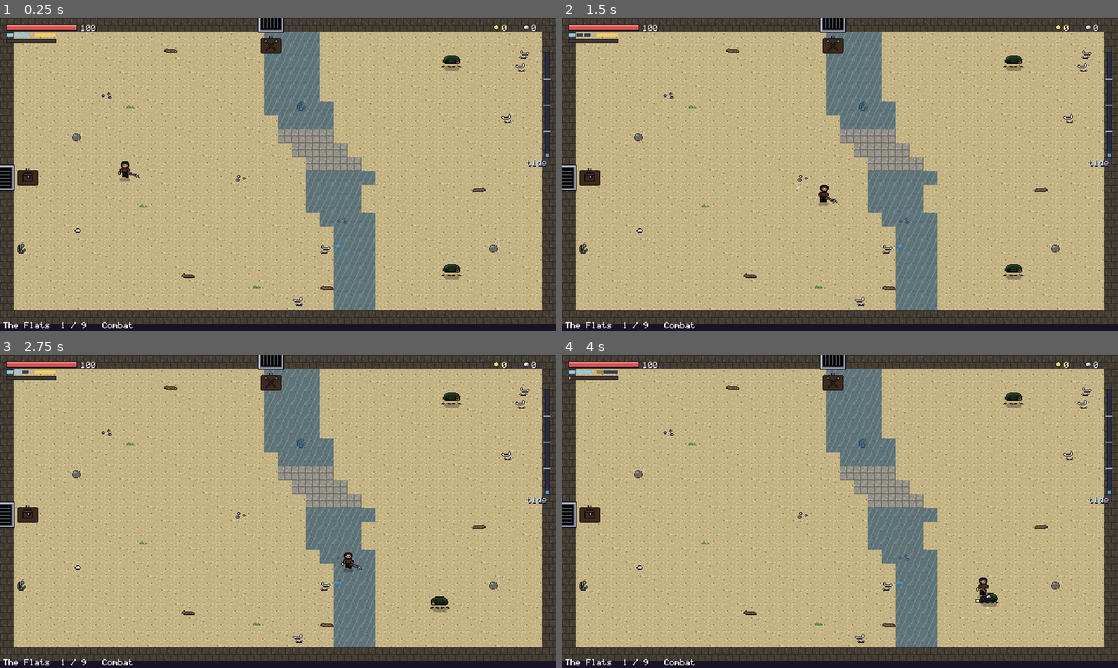
Above: before the commit, frames 1-4 (two rows, left to right).
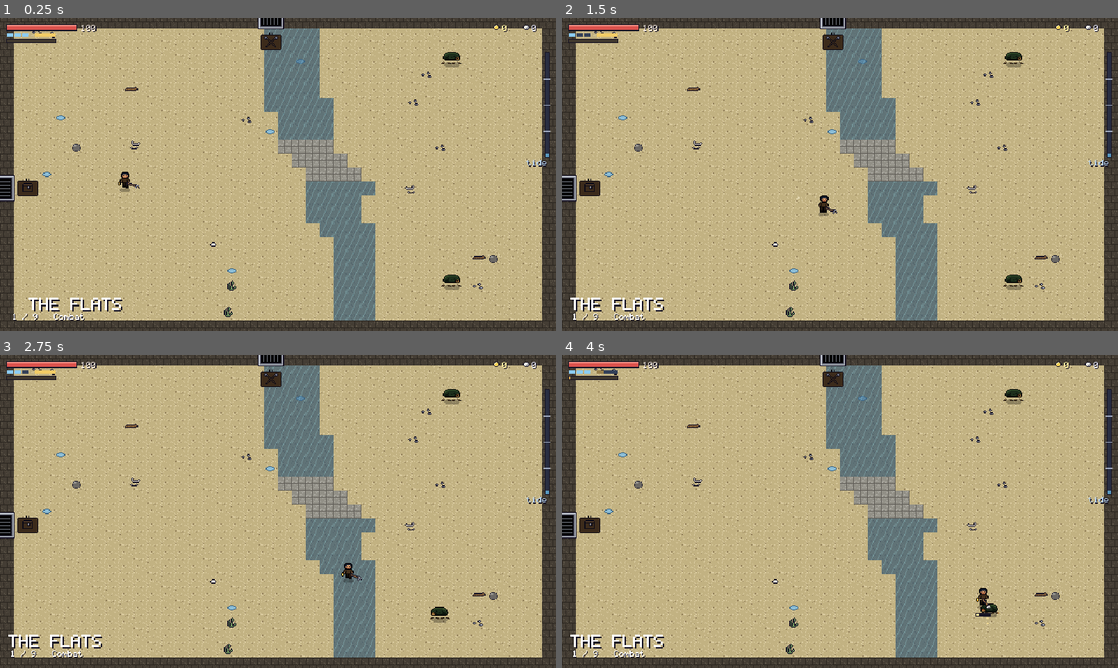
Above: after the commit, the same moments.

Repository: lakshgupta8/EBB
Game: Godot game, scene res://tests/sim_run.tscn
The game is run twice, just before and just after one commit, with the same random seed, the same clock (stepped at 60 frames per second) and the same inputs. This scene is started directly instead of the project's main scene.
Inputs (mouse positions are in pixels of both pictures, inside the frame that each line leads up to):
- Up to frame 1 (0.25 s): no input
- Up to frame 2 (1.5 s): tap Enter at 0.5 s; move the mouse to (962, 158) at 0.52 s; press the mouse at (962, 158) at 0.53 s; hold D (move_right) 0.53-1.28 s; tap Space (dash) at 0.8, 1.35 s; move the mouse to (728, 190) at 1.27 s; release the mouse at (728, 190) at 1.28 s; hold S (move_down) from 1.28 s (still down)
- Up to frame 3 (2.75 s): tap E (interact) at 1.55 s; move the mouse to (333, 442) at 2.02 s; release S (move_down) at 2.03 s; hold D (move_right) from 2.03 s (still down); hold E (interact) from 2.03 s (still down); tap 1 at 2.3 s
- Up to frame 4 (4 s): move the mouse to (812, 574) at 2.77 s; release D (move_right) at 2.78 s; release E (interact) at 2.78 s; hold W (move_up) 2.78-3.53 s; tap 1 at 2.85 s; tap 4 at 3.05, 3.6 s; move the mouse to (1006, 558) at 3.52 s; press the mouse at (1006, 558) at 3.53 s; hold A (move_left) from 3.53 s (still down)

The runs differ from the first frame. In frame 1, 34% of the frame differs, in the area x 0-100%, y 0-100%; in frame 2, 34%; in frame 3, 34%; in frame 4, 34%.

Commit message:
Playtest round 4: 16:9 rooms, area title entrance, merchant, riptide tells
- Rooms stretched to 40x23 so walls overhang the 16:9 viewport; no bottom gap
- Area title slides in bottom-left with a punch, holds 4 s, fades out
- Merchant room type + shop UI: salve, hardened shell, second wind, lamp oil;
  guaranteed offer at depth 4; salt drops and prices rebalanced
- Enemies flash white and ring 0.2 s before striking; dash i-frames get a short
  grace so riptide can be learned instead of lucked into
- Bot handles shops and reusable props

Co-Authored-By: Claude Fable 5.1 <noreply@anthropic.com>

Diff:
--- a/src/enemies/enemy_base.gd
+++ b/src/enemies/enemy_base.gd
@@ -55,7 +55,7 @@
 	scale = Vector2(1.25, 1.25)
 	call_deferred("_apply_stat_mult", 2.5, 1.15)
 	pearl_drop += 1
-	salt_drop += 3
+	salt_drop += 6
 	death_color = Color(0.95, 0.8, 0.4)
 
 
@@ -90,6 +90,7 @@
 	_exit_state(state)
 	state = new_state
 	state_t = 0.0
+	_cued = false
 	_enter_state(new_state)
 
 
@@ -112,6 +113,22 @@
 		sprite.flip_h = dir_x < 0.0
 		if hitbox:
 			hitbox.scale.x = -1.0 if dir_x < 0.0 else 1.0
+
+
+## The "dodge now" tell: a white flash and a ring right before an attack lands.
+## Subclasses call this once, ~0.2 s before the hit. Dash on the flash for a riptide.
+const STRIKE_CUE_LEAD := 0.2
+var _cued: bool = false
+
+
+func strike_cue() -> void:
+	if _cued:
+		return
+	_cued = true
+	sprite.material.set_shader_parameter("flash", 1.0)
+	var tw := create_tween()
+	tw.tween_property(sprite.material, "shader_parameter/flash", 0.0, 0.2)
+	FX.ring(global_position + Vector2(0, -6), Color(1.0, 0.9, 0.7), 0.7)
 
 
 func play(anim: StringName) -> void:
--- a/src/enemies/gull.gd
+++ b/src/enemies/gull.gd
@@ -73,6 +73,8 @@
 				face(d.x)
 			# Little hop up-back as the tell.
 			sprite.position.y = -8.0 - 3.0 * sin(state_t / WINDUP * PI)
+			if state_t >= WINDUP - STRIKE_CUE_LEAD:
+				strike_cue()
 			if state_t >= WINDUP:
 				sprite.position.y = -8.0
 				change_state(&"dive")
--- a/src/enemies/gull.tscn
+++ b/src/enemies/gull.tscn
@@ -23,7 +23,7 @@
 display_name = "Gull"
 speed = 70.0
 flying = true
-salt_drop = 1
+salt_drop = 2
 death_color = Color(0.92, 0.92, 0.88, 1)
 
 [node name="Shadow" type="Sprite2D" parent="."]
--- a/src/enemies/shellback.gd
+++ b/src/enemies/shellback.gd
@@ -58,6 +58,8 @@
 			velocity = Vector2.ZERO
 			if d != Vector2.ZERO:
 				face(d.x)
+			if state_t >= WINDUP - STRIKE_CUE_LEAD:
+				strike_cue()
 			if state_t >= WINDUP:
 				change_state(&"slam")
 		&"slam":
--- a/src/enemies/shellback.tscn
+++ b/src/enemies/shellback.tscn
@@ -25,6 +25,7 @@
 speed = 34.0
 knockback_resist = 0.5
 death_color = Color(0.48, 0.59, 0.43, 1)
+salt_drop = 3
 
 [node name="Shadow" type="Sprite2D" parent="."]
 position = Vector2(0, 2)
--- a/src/enemies/wrack_crab.gd
+++ b/src/enemies/wrack_crab.gd
@@ -85,6 +85,8 @@
 			velocity = Vector2.ZERO
 			if d != Vector2.ZERO:
 				face(d.x)
+			if state_t >= WINDUP - STRIKE_CUE_LEAD:
+				strike_cue()
 			if state_t >= WINDUP:
 				change_state(&"charge")
 		&"charge":
--- a/src/enemies/wrack_crab.tscn
+++ b/src/enemies/wrack_crab.tscn
@@ -24,7 +24,7 @@
 speed = 78.0
 knockback_resist = 0.2
 death_color = Color(0.77, 0.3, 0.24, 1)
-salt_drop = 2
+salt_drop = 3
 
 [node name="Shadow" type="Sprite2D" parent="."]
 position = Vector2(0, 2)
--- a/src/enemies/wreck.gd
+++ b/src/enemies/wreck.gd
@@ -111,6 +111,8 @@
 			velocity = Vector2.ZERO
 			if d != Vector2.ZERO:
 				face(d.x)
+			if state_t >= SLAM_WINDUP[p] - STRIKE_CUE_LEAD:
+				strike_cue()
 			if state_t >= SLAM_WINDUP[p]:
 				change_state(&"slam")
 		&"slam":
@@ -127,6 +129,8 @@
 				face(d.x)
 			# Telegraph: rear back slightly.
 			sprite.position.x = -3.0 * sin(state_t / CHARGE_WINDUP[p] * PI) * signf(_charge_dir.x if d == Vector2.ZERO else d.x)
+			if state_t >= CHARGE_WINDUP[p] - STRIKE_CUE_LEAD:
+				strike_cue()
 			if state_t >= CHARGE_WINDUP[p]:
 				sprite.position.x = 0.0
 				change_state(&"charge")
--- a/src/hub/hub.tscn
+++ b/src/hub/hub.tscn
@@ -15,7 +15,7 @@
 z_index = 2
 
 [node name="Camera" type="Camera2D" parent="."]
-position = Vector2(320, 180)
+position = Vector2(320, 184)
 script = ExtResource("3_camera")
 
 [node name="HUD" type="CanvasLayer" parent="."]
--- a/src/player/player.gd
+++ b/src/player/player.gd
@@ -15,6 +15,7 @@
 const WATER_SPEED_MULT := 0.7
 const HURT_KNOCKBACK_DECAY := 10.0
 const LUNGE_WINDOW := 0.12         # seconds after a dash ends where attack = lunge
+const DASH_GRACE := 0.06           # i-frames linger this long after the dash
 
 const GLOW_MAX := 100.0
 const GLOW_PER_HIT := 9.0
@@ -27,6 +28,7 @@
 const MASK_WORLD := 1
 const MASK_WORLD_AND_ENEMIES := 1 | 4
 
+var max_dash: int = DASH_CHARGES
 var dash_charges: int = DASH_CHARGES
 var facing: Vector2 = Vector2.RIGHT
 var aim: Vector2 = Vector2.RIGHT
@@ -148,7 +150,8 @@
 	_hurt_timer = maxf(0.0, _hurt_timer - delta)
 	_dodge_cd = maxf(0.0, _dodge_cd - delta)
 	riptide_t = maxf(0.0, riptide_t - delta)
-	var ghosting := is_dashing() or is_yanked()
+	# A short grace after the dash keeps late dodges honest.
+	var ghosting := is_dashing() or is_yanked() or _since_dash < DASH_GRACE
 	health.invulnerable = ghosting
 	collision_mask = MASK_WORLD if ghosting else MASK_WORLD_AND_ENEMIES
 	_recharge(delta)
@@ -165,7 +168,7 @@
 
 
 func _recharge(delta: float) -> void:
-	if dash_charges >= DASH_CHARGES:
+	if dash_charges >= max_dash:
 		_recharge_timer = 0.0
 		return
 	_recharge_timer += delta
@@ -201,11 +204,11 @@
 # --- riptide -------------------------------------------------------------------------
 ## An enemy attack passed through us mid-dash: perfect dodge.
 func _on_dodged(_info: DamageInfo) -> void:
-	if _dodge_cd > 0.0 or not is_dashing():
+	if _dodge_cd > 0.0 or not (is_dashing() or _since_dash < DASH_GRACE):
 		return
 	_dodge_cd = 0.6
 	riptide_t = RIPTIDE_WINDOW
-	dash_charges = mini(DASH_CHARGES, dash_charges + 1)
+	dash_charges = mini(max_dash, dash_charges + 1)
 	Juice.slowmo(0.25, 0.28)
 	FX.ring(global_position, Color(0.6, 0.9, 1.0), 1.2)
 	FX.text(global_position, "RIPTIDE", Color(0.7, 0.95, 1.0))
--- a/src/run/room_graph.gd
+++ b/src/run/room_graph.gd
@@ -3,9 +3,9 @@
 ## Decides which room types are offered at each depth. Deterministic per seed.
 ## Depth 0 is the first room; depth == biome_length is the boss.
 
-enum { COMBAT, ELITE, FOUNTAIN, TREASURE, BOSS }
-const NAMES := {COMBAT: "Combat", ELITE: "Elite", FOUNTAIN: "Fountain", TREASURE: "Treasure", BOSS: "Boss"}
-const ICON := {COMBAT: 0, ELITE: 1, FOUNTAIN: 2, TREASURE: 3, BOSS: 4}
+enum { COMBAT, ELITE, FOUNTAIN, TREASURE, BOSS, SHOP }
+const NAMES := {COMBAT: "Combat", ELITE: "Elite", FOUNTAIN: "Fountain", TREASURE: "Treasure", BOSS: "Boss", SHOP: "Merchant"}
+const ICON := {COMBAT: 0, ELITE: 1, FOUNTAIN: 2, TREASURE: 3, BOSS: 4, SHOP: 5}
 
 var biome_length: int = 8
 var _rng := RandomNumberGenerator.new()
@@ -40,15 +40,22 @@
 	var picked: Array = []
 	for i in count:
 		picked.append(_weighted(depth, picked))
+	# Guarantee one merchant visit is offered mid-run.
+	if depth == 4 and not SHOP in picked:
+		picked[0] = SHOP
 	return picked
 
 
 func _weighted(depth: int, exclude: Array) -> int:
-	var weights := {COMBAT: 5.0, ELITE: 0.0, FOUNTAIN: 0.0, TREASURE: 1.5}
+	var weights := {COMBAT: 5.0, ELITE: 0.0, FOUNTAIN: 0.0, TREASURE: 1.5, SHOP: 0.0}
 	if depth >= 3:
 		weights[ELITE] = 2.0
 	if depth >= 2:
 		weights[FOUNTAIN] = 1.5
+		weights[SHOP] = 1.5
+	var prev: Array = _cache.get(depth - 1, [])
+	if SHOP in prev:
+		weights[SHOP] = 0.0
 	for e in exclude:
 		weights[e] = 0.0
 	var total := 0.0
--- a/src/run/run.gd
+++ b/src/run/run.gd
@@ -29,7 +29,9 @@
 @onready var fade: ColorRect = $HUD/Fade
 @onready var results: CanvasLayer = $Results
 @onready var room_label: Label = $HUD/RoomLabel
+@onready var room_sub: Label = $HUD/RoomSub
 @onready var banner: Label = $HUD/Banner
+@onready var shop: Shop = $Shop
 
 
 func _ready() -> void:
@@ -38,6 +40,7 @@
 	graph = RoomGraph.new(state.seed, BIOME_LENGTH)
 	_load_templates()
 	hud.bind(self)
+	shop.setup(self)
 	EventBus.enemy_died.connect(_on_enemy_died)
 	EventBus.player_died.connect(_on_player_died)
 	EventBus.pickup_collected.connect(_on_pickup)
@@ -77,13 +80,15 @@
 # --- rooms -----------------------------------------------------------------------
 func _load_templates() -> void:
 	_templates = {RoomGraph.COMBAT: [], RoomGraph.ELITE: [], RoomGraph.FOUNTAIN: [],
-		RoomGraph.TREASURE: [], RoomGraph.BOSS: []}
+		RoomGraph.TREASURE: [], RoomGraph.BOSS: [], RoomGraph.SHOP: []}
 	for f in DirAccess.get_files_at(ROOM_DIR):
 		if not f.ends_with(".txt"):
 			continue
 		var t := RoomTemplate.load_file(ROOM_DIR + f)
 		if f.begins_with("fountain"):
 			_templates[RoomGraph.FOUNTAIN].append(t)
+		elif f.begins_with("shop"):
+			_templates[RoomGraph.SHOP].append(t)
 		elif f.begins_with("treasure"):
 			_templates[RoomGraph.TREASURE].append(t)
 		elif f.begins_with("boss"):
@@ -139,16 +144,39 @@
 			for cell in room.template.marker_cells("T"):
 				room.add_prop(Prop.Kind.CHEST, cell).used.connect(_on_chest)
 			_set_cleared()
+		RoomGraph.SHOP:
+			shop.restock()
+			for cell in room.template.marker_cells("M"):
+				room.add_prop(Prop.Kind.MERCHANT, cell).used.connect(func(_p): shop.open())
+			_set_cleared()
 		RoomGraph.BOSS:
 			_spawn_boss()
 			_show_banner("THE WRECK", 2.2, Color(0.95, 0.75, 0.6), 20)
 			EventBus.request_shake.emit(0.6)
 
-	room_label.text = "The Flats  %d / %d   %s" % [state.depth + 1, BIOME_LENGTH + 1, RoomGraph.NAMES[type]]
+	_show_room_label("THE FLATS", "%d / %d   %s" % [state.depth + 1, BIOME_LENGTH + 1, RoomGraph.NAMES[type]])
 	EventBus.room_entered.emit(room)
-	var tw := create_tween()
-	tw.tween_property(fade, "color:a", 0.0, 0.25)
-	tw.tween_callback(func(): _transitioning = false)
+	var fade_tw := create_tween()
+	fade_tw.tween_property(fade, "color:a", 0.0, 0.25)
+	fade_tw.tween_callback(func(): _transitioning = false)
+
+
+## Area name slides in from the left with a punch, holds 4 s, fades.
+func _show_room_label(title: String, sub: String) -> void:
+	room_label.text = title
+	room_sub.text = sub
+	for l in [room_label, room_sub]:
+		l.visible = true
+		l.modulate = Color(1, 1, 1, 1)
+	var x0 := 10.0
+	room_label.position.x = -220.0
+	room_sub.position.x = -220.0
+	var tw := create_tween().set_parallel(true)
+	tw.tween_property(room_label, "position:x", x0, 0.45).set_trans(Tween.TRANS_BACK).set_ease(Tween.EASE_OUT)
+	tw.tween_property(room_sub, "position:x", x0 + 2.0, 0.45).set_trans(Tween.TRANS_BACK).set_ease(Tween.EASE_OUT).set_delay(0.08)
+	tw.chain().tween_interval(4.0)
+	tw.chain().tween_property(room_label, "modulate:a", 0.0, 0.6)
+	tw.parallel().tween_property(room_sub, "modulate:a", 0.0, 0.6)
 
 
 func _spawn_enemies(count: int, with_elite: bool) -> void:
@@ -243,7 +271,7 @@
 func _on_chest(p: Prop) -> void:
 	for i in 3:
 		Pickup.spawn(content, p.global_position + Vector2(0, 8), Pickup.Kind.PEARL)
-	for i in 6:
+	for i in 10:
 		Pickup.spawn(content, p.global_position + Vector2(0, 8), Pickup.Kind.SALT)
 
 
--- a/src/run/run.tscn
+++ b/src/run/run.tscn
@@ -6,6 +6,7 @@
 [ext_resource type="Script" path="res://src/ui/hud.gd" id="4_hud"]
 [ext_resource type="Script" path="res://src/ui/results.gd" id="5_results"]
 [ext_resource type="PackedScene" path="res://src/ui/pause_menu.tscn" id="6_pause"]
+[ext_resource type="PackedScene" path="res://src/ui/shop.tscn" id="8_shop"]
 [ext_resource type="FontFile" path="res://assets/fonts/ebb.fnt" id="7_font"]
 
 [node name="Run" type="Node2D"]
@@ -22,7 +23,7 @@
 z_index = 2
 
 [node name="Camera" type="Camera2D" parent="."]
-position = Vector2(320, 180)
+position = Vector2(320, 184)
 script = ExtResource("3_camera")
 
 [node name="HUD" type="CanvasLayer" parent="."]
@@ -35,16 +36,28 @@
 script = ExtResource("4_hud")
 
 [node name="RoomLabel" type="Label" parent="HUD"]
-offset_left = 4.0
-offset_top = 350.0
+offset_left = 10.0
+offset_top = 322.0
 offset_right = 400.0
-offset_bottom = 360.0
+offset_bottom = 342.0
+theme_override_colors/font_shadow_color = Color(0.09, 0.08, 0.14, 1)
+theme_override_constants/shadow_offset_x = 2
+theme_override_constants/shadow_offset_y = 2
+theme_override_fonts/font = ExtResource("7_font")
+theme_override_font_sizes/font_size = 16
+text = "The Flats"
+
+[node name="RoomSub" type="Label" parent="HUD"]
+offset_left = 12.0
+offset_top = 340.0
+offset_right = 400.0
+offset_bottom = 350.0
 theme_override_colors/font_shadow_color = Color(0.09, 0.08, 0.14, 1)
 theme_override_constants/shadow_offset_x = 1
 theme_override_constants/shadow_offset_y = 1
 theme_override_fonts/font = ExtResource("7_font")
 theme_override_font_sizes/font_size = 8
-text = "The Flats"
+text = "1 / 9   Combat"
 
 [node name="Banner" type="Label" parent="HUD"]
 visible = false
@@ -66,6 +79,8 @@
 
 [node name="Pause" parent="." instance=ExtResource("6_pause")]
 
+[node name="Shop" parent="." instance=ExtResource("8_shop")]
+
 [node name="Fade" type="ColorRect" parent="HUD"]
 anchors_preset = 15
 anchor_right = 1.0
--- a/src/ui/hud.gd
+++ b/src/ui/hud.gd
@@ -55,7 +55,7 @@
 	if _player and is_instance_valid(_player):
 		# Dash pips
 		var py := y + BAR_H + 4
-		for i in Player.DASH_CHARGES:
+		for i in _player.max_dash:
 			var col := Color(0.55, 0.8, 0.95) if i < _player.dash_charges else Color(0.2, 0.25, 0.35)
 			draw_rect(Rect2(x + i * 9, py, 7, 4), col)
 		# Hook cooldown
--- /dev/null
+++ b/src/ui/shop.gd
@@ -0,0 +1,156 @@
+class_name Shop
+extends CanvasLayer
+## The Drowned Merchant. Opens over the run (paused), keys 1-4 buy, E or Esc closes.
+
+signal closed
+
+const ITEMS := [
+	{"key": "salve", "name": "Salve", "desc": "heal 40", "price": 12, "stock": 2},
+	{"key": "shell", "name": "Hardened shell", "desc": "+15 max health", "price": 20, "stock": 1},
+	{"key": "wind", "name": "Second wind", "desc": "+1 dash charge this run", "price": 26, "stock": 1},
+	{"key": "oil", "name": "Lamp oil", "desc": "lantern glow +60", "price": 8, "stock": 2},
+]
+
+var is_open: bool = false
+var _run: Node
+var _stock: Array = []
+var _rows: Array = []
+var _root: Control
+var _salt_label: Label
+var _hint: Label
+
+
+func _ready() -> void:
+	process_mode = Node.PROCESS_MODE_ALWAYS
+	layer = 3
+	visible = false
+
+
+func setup(run: Node) -> void:
+	_run = run
+
+
+## Fresh stock each time a merchant room is entered.
+func restock() -> void:
+	_stock = []
+	for it in ITEMS:
+		_stock.append(it.stock)
+
+
+func open() -> void:
+	if is_open:
+		return
+	is_open = true
+	get_tree().paused = true
+	visible = true
+	if _root:
+		_root.queue_free()
+	_build()
+
+
+func close() -> void:
+	if not is_open:
+		return
+	is_open = false
+	get_tree().paused = false
+	visible = false
+	closed.emit()
+
+
+func _unhandled_input(event: InputEvent) -> void:
+	if not is_open:
+		return
+	if event.is_action_pressed("interact") or event.is_action_pressed("pause"):
+		close()
+		get_viewport().set_input_as_handled()
+	elif event is InputEventKey and event.pressed and not event.echo:
+		var k: int = event.keycode
+		if k >= KEY_1 and k <= KEY_4:
+			buy(k - KEY_1)
+			get_viewport().set_input_as_handled()
+
+
+func can_buy(i: int) -> bool:
+	return _stock[i] > 0 and _run.state.salt >= ITEMS[i].price
+
+
+func buy(i: int) -> bool:
+	if not can_buy(i):
+		if _hint:
+			_hint.text = "not enough salt" if _stock[i] > 0 else "sold out"
+			_hint.modulate = Color(1.0, 0.6, 0.55)
+		return false
+	var it: Dictionary = ITEMS[i]
+	_run.state.salt -= it.price
+	_stock[i] -= 1
+	EventBus.salt_changed.emit(_run.state.salt)
+	var p: Player = _run.player
+	match it.key:
+		"salve": p.health.heal(40)
+		"shell":
+			p.health.max_hp += 15
+			p.health.heal(15)
+		"wind":
+			p.max_dash += 1
+			p.dash_charges = p.max_dash
+		"oil": p.add_glow(60.0)
+	FX.burst(p.global_position, Color(0.98, 0.85, 0.45), 8, 40.0)
+	_refresh()
+	if _hint:
+		_hint.text = "bought %s" % it.name.to_lower()
+		_hint.modulate = Color(0.75, 0.95, 0.8)
+	return true
+
+
+func _build() -> void:
+	var dim := ColorRect.new()
+	dim.color = Color(0.04, 0.03, 0.08, 0.6)
+	dim.set_anchors_and_offsets_preset(Control.PRESET_FULL_RECT)
+	add_child(dim)
+	var center := CenterContainer.new()
+	center.set_anchors_and_offsets_preset(Control.PRESET_FULL_RECT)
+	add_child(center)
+	var panel := PanelContainer.new()
+	panel.add_theme_stylebox_override("panel", UI.panel_style())
+	center.add_child(panel)
+	var box := VBoxContainer.new()
+	box.add_theme_constant_override("separation", 3)
+	box.custom_minimum_size = Vector2(250, 0)
+	panel.add_child(box)
+	box.add_child(UI.label("THE DROWNED MERCHANT", 16, Color(0.7, 0.85, 0.95), HORIZONTAL_ALIGNMENT_CENTER))
+	box.add_child(UI.label("\"Salt for salt. That is the bargain.\"", 8, Color(0.6, 0.65, 0.75), HORIZONTAL_ALIGNMENT_CENTER))
+	box.add_child(UI.spacer(4))
+	_rows = []
+	var grid := GridContainer.new()
+	grid.columns = 3
+	grid.add_theme_constant_override("h_separation", 12)
+	grid.add_theme_constant_override("v_separation", 3)
+	for i in ITEMS.size():
+		var it: Dictionary = ITEMS[i]
+		var a := UI.label("[%d] %s" % [i + 1, it.name], 8)
+		var b := UI.label(it.desc, 8, Color(0.7, 0.75, 0.8))
+		var c := UI.label("%d salt" % it.price, 8, Color(0.98, 0.9, 0.6), HORIZONTAL_ALIGNMENT_RIGHT)
+		grid.add_child(a)
+		grid.add_child(b)
+		grid.add_child(c)
+		_rows.append([a, b, c])
+	box.add_child(grid)
+	box.add_child(UI.spacer(4))
+	_salt_label = UI.label("", 8, Color(0.98, 0.9, 0.6), HORIZONTAL_ALIGNMENT_CENTER)
+	box.add_child(_salt_label)
+	_hint = UI.label(" ", 8, Color(0.75, 0.95, 0.8), HORIZONTAL_ALIGNMENT_CENTER)
+	box.add_child(_hint)
+	box.add_child(UI.label("[E]  leave", 8, Color(0.7, 0.85, 1.0), HORIZONTAL_ALIGNMENT_CENTER))
+	_root = center
+	_refresh()
+
+
+func _refresh() -> void:
+	_salt_label.text = "you carry %d salt" % _run.state.salt
+	for i in _rows.size():
+		var dimmed := not can_buy(i)
+		var col := Color(0.5, 0.5, 0.55) if dimmed else Color(0.95, 0.93, 0.9)
+		_rows[i][0].add_theme_color_override("font_color", col)
+		if _stock[i] <= 0:
+			_rows[i][2].text = "sold"
+			_rows[i][2].add_theme_color_override("font_color", Color(0.5, 0.5, 0.55))
--- /dev/null
+++ b/src/ui/shop.tscn
@@ -0,0 +1,6 @@
+[gd_scene load_steps=2 format=3]
+
+[ext_resource type="Script" path="res://src/ui/shop.gd" id="1_shop"]
+
+[node name="Shop" type="CanvasLayer"]
+script = ExtResource("1_shop")
--- a/src/world/prop.gd
+++ b/src/world/prop.gd
@@ -5,7 +5,9 @@
 signal used(prop: Prop)
 
 const PROPS := preload("res://assets/sprites/props.png")
-enum Kind { FOUNTAIN, CHEST, LIGHTHOUSE }
+enum Kind { FOUNTAIN, CHEST, LIGHTHOUSE, MERCHANT }
+const FRAMES := {Kind.FOUNTAIN: 0, Kind.CHEST: 1, Kind.LIGHTHOUSE: 3, Kind.MERCHANT: 4}
+const REUSABLE := [Kind.LIGHTHOUSE, Kind.MERCHANT]
 
 var kind: Kind
 var used_up: bool = false
@@ -25,8 +27,13 @@
 	shape.shape = circle
 	add_child(shape)
 	_sprite = Sprite2D.new()
-	_sprite.texture = _frame({Kind.FOUNTAIN: 0, Kind.CHEST: 1, Kind.LIGHTHOUSE: 3}[kind])
+	_sprite.texture = _frame(FRAMES[kind])
 	_sprite.position = Vector2(0, -4)
+	if kind == Kind.MERCHANT:
+		_sprite.modulate = Color(1, 1, 1, 0.85)
+		var bob := create_tween().set_loops()
+		bob.tween_property(_sprite, "position:y", -6.0, 1.2).set_trans(Tween.TRANS_SINE)
+		bob.tween_property(_sprite, "position:y", -4.0, 1.2).set_trans(Tween.TRANS_SINE)
 	add_child(_sprite)
 	_prompt = UI.label("[E]", 8, Color(0.95, 0.95, 1.0), HORIZONTAL_ALIGNMENT_CENTER)
 	_prompt.size = Vector2(24, 10)
@@ -46,7 +53,7 @@
 
 func _process(_delta: float) -> void:
 	if _player_inside and not used_up and Input.is_action_just_pressed("interact"):
-		used_up = kind != Kind.LIGHTHOUSE
+		used_up = not (kind in REUSABLE)
 		_prompt.visible = false
 		if kind == Kind.CHEST:
 			_sprite.texture = _frame(2)
--- a/src/world/room_template.gd
+++ b/src/world/room_template.gd
@@ -31,7 +31,7 @@
 				"P": t.player_spawn = cell
 				"e": t.enemy_spawns.append(cell)
 				"D": t.doors.append(cell)
-				"F", "T", "X", "h":
+				"F", "T", "X", "h", "M":
 					if not t.markers.has(ch):
 						t.markers[ch] = []
 					t.markers[ch].append(cell)
--- a/tests/sim_run.gd
+++ b/tests/sim_run.gd
@@ -15,6 +15,8 @@
 var _shot_tick: int = -1  # when running with a window: save .shots/sim_run.png at this tick
 var _shot_end: bool = false  # also screenshot the results card
 var _finishing: bool = false
+var _shop_shot: bool = false
+var _props_done: Array = []
 var _pause_shot_tick: int = -1  # open the pause menu at this tick and screenshot it
 var _rooms_seen: Array = []
 var _stuck_t: int = 0
@@ -28,8 +30,10 @@
 		elif a.begins_with("--shot="): _shot_tick = int(a.trim_prefix("--shot="))
 		elif a.begins_with("--seed="): seed_val = int(a.trim_prefix("--seed="))
 		elif a == "--shot-end": _shot_end = true
+		elif a == "--shop-shot": _shop_shot = true
 		elif a.begins_with("--pause-shot="): _pause_shot_tick = int(a.trim_prefix("--pause-shot="))
 	Engine.max_fps = 0
+	process_mode = Node.PROCESS_MODE_ALWAYS  # keep driving while the shop pauses the tree
 	seed(seed_val)  # enemies use the global RNG; seeding it makes a bot run reproducible
 	SaveManager.use_path("user://sim_save.json")
 	Game.run_seed = seed_val
@@ -81,18 +85,31 @@
 func _drive() -> void:
 	_release_all()
 	_stall_watch()
+	if run.shop.is_open:
+		if _shop_shot:
+			_shop_shot = false
+			await _screenshot("sim_shop.png")
+		# Buy the first affordable thing, then leave.
+		for i in Shop.ITEMS.size():
+			if run.shop.can_buy(i):
+				run.shop.buy(i)
+				print("sim_run: bought %s" % Shop.ITEMS[i].name)
+				break
+		run.shop.close()
+		return
 	if run._transitioning or player.dead:
 		return
 	var target := _nearest_enemy()
 	if target:
 		_fight(target)
 		return
-	# Use any unused prop first.
+	# Use any prop once (reusable ones like the merchant would loop forever otherwise).
 	for p in run.room.props:
-		if not p.used_up:
+		if not p.used_up and not p in _props_done:
 			_walk_to(p.global_position, 6.0)
 			if player.global_position.distance_to(p.global_position) < 14.0:
 				Input.action_press("interact")
+				_props_done.append(p)
 			return
 	# Then leave through the first open door.
 	for d in run.room.doors:
--- a/tests/test_run.gd
+++ b/tests/test_run.gd
@@ -21,6 +21,14 @@
 		assert_true(not RoomGraph.BOSS in opts, "no boss before the end")
 		if d < 3:
 			assert_true(not RoomGraph.ELITE in opts, "no elite before depth 3")
+		if d < 2:
+			assert_true(not RoomGraph.SHOP in opts, "no merchant before depth 2")
+	assert_true(RoomGraph.SHOP in g.options_for(4), "a merchant is guaranteed at depth 4")
+
+
+func test_shop_template() -> void:
+	var t := RoomTemplate.load_file("res://data/rooms/biome1/shop_01.txt")
+	assert_eq(t.marker_cells("M").size(), 1, "one merchant")
 
 
 func test_tide_levels() -> void:
@@ -52,7 +60,7 @@
 	for f in files:
 		var t := RoomTemplate.load_file(dir + f)
 		assert_eq(t.width, 40, f + " width")
-		assert_eq(t.height, 22, f + " height")
+		assert_eq(t.height, 23, f + " height (16:9 stretch)")
 		assert_true(t.player_spawn.x >= 0, f + " has a player spawn")
 		if not f.begins_with("boss"):
 			assert_true(t.doors.size() >= 1, f + " has a door slot")
Binary file changed: assets/sprites/icons.png
Binary file changed: assets/sprites/props.png
Not shown, changed: data/rooms/biome1/boss_01.txt
Not shown, changed: data/rooms/biome1/flats_01.txt
Not shown, changed: data/rooms/biome1/flats_02.txt
Not shown, changed: data/rooms/biome1/flats_03.txt
Not shown, changed: data/rooms/biome1/flats_04.txt
Not shown, changed: data/rooms/biome1/flats_05.txt
Not shown, changed: data/rooms/biome1/flats_06.txt
Not shown, changed: data/rooms/biome1/flats_07.txt
Not shown, changed: data/rooms/biome1/flats_08.txt
Not shown, changed: data/rooms/biome1/fountain_01.txt
(and 4 more such lines)
